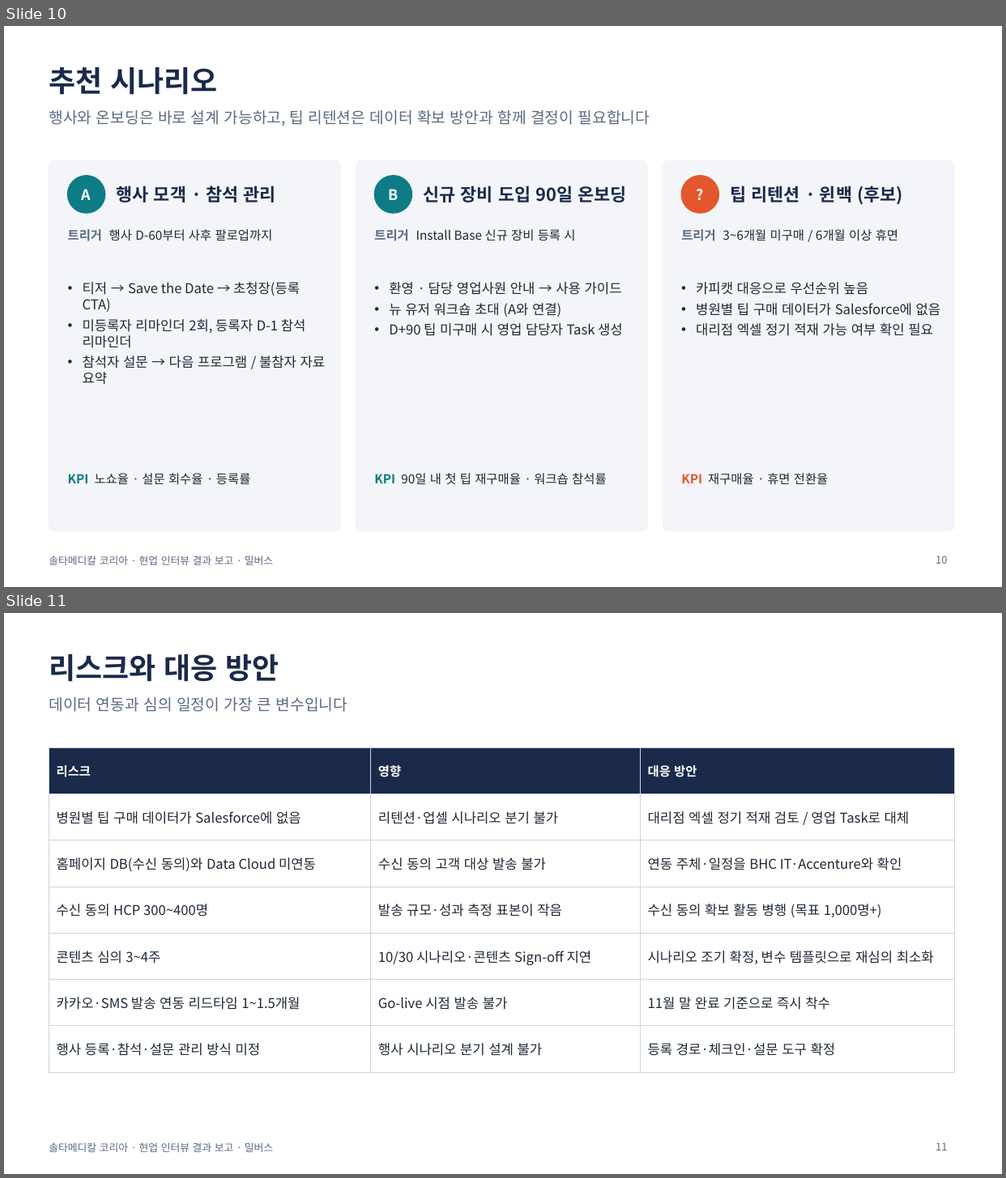
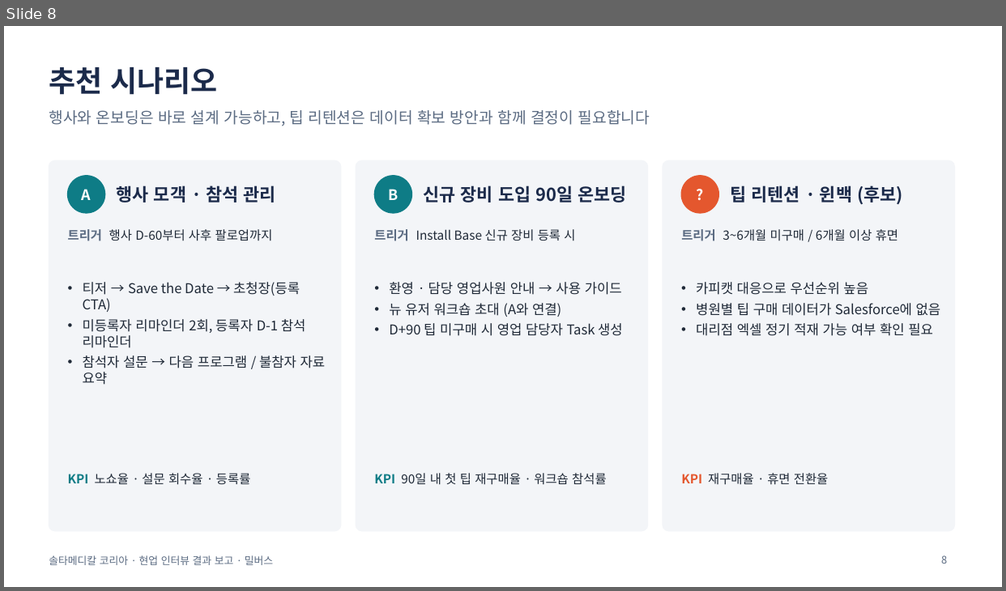
Before and after one commit to 10se0hyun02/MCE-Setup-Guide, a slide deck: projects/솔타메디칼/docs/솔타메디칼_현업인터뷰결과보고서_V0.1_261013.pptx. Shown one above the other, each under a label of ours: slides 10 and 11 before the commit, slide 8 after it. The pictures are 1006x1178 and 1006x591 pixels, drawn with LibreOffice and Linux fonts; fonts in the diff are those of the drawing. Boxes give left, top, right and bottom in pixels: in the first picture for what was removed or moved away, otherwise in the second. Text is boxed around its words. In the diff, an @@ line names an element or a change of style, - is before the commit and + after.

```diff
--- a/projects/솔타메디칼/docs/솔타메디칼_현업인터뷰결과보고서_V0.1_261013.pptx
+++ b/projects/솔타메디칼/docs/솔타메디칼_현업인터뷰결과보고서_V0.1_261013.pptx
@@ slide 11 removed at (4,613,1002,1174), background #FFFFFF; not listed: 1 template element that a slide beside it also shows @@
@@ title removed at (49,654,279,682) @@
-리스크와 대응 방안
@@ text removed at (49,697,348,712) @@
-데이터 연동과 심의 일정이 가장 큰 변수입니다
@@ table removed at (49,747,955,1059), 7 rows, 3 columns @@
-리스크 | 영향 | 대응 방안
-병원별 팁 구매 데이터가 Salesforce에 없음 | 리텐션·업셀 시나리오 분기 불가 | 대리점 엑셀 정기 적재 검토 / 영업 Task로 대체
-홈페이지 DB(수신 동의)와 Data Cloud 미연동 | 수신 동의 고객 대상 발송 불가 | 연동 주체·일정을 BHC IT·Accenture와 확인
-수신 동의 HCP 300~400명 | 발송 규모·성과 측정 표본이 작음 | 수신 동의 확보 활동 병행 (목표 1,000명+)
-콘텐츠 심의 3~4주 | 10/30 시나리오·콘텐츠 Sign-off 지연 | 시나리오 조기 확정, 변수 템플릿으로 재심의 최소화
-카카오·SMS 발송 연동 리드타임 1~1.5개월 | Go-live 시점 발송 불가 | 11월 말 완료 기준으로 즉시 착수
-행사 등록·참석·설문 관리 방식 미정 | 행사 시나리오 분기 설계 불가 | 등록 경로·체크인·설문 도구 확정
@@ page number removed at (936,1143,947,1151) @@
-11
@@ what was slide 10 is now slide 8 @@
@@ page number at (941,556,947,564): text changed @@
-10
+8
```
Also in this commit, not shown: 3 slides changed, 4 other slides removed, 23 other files.
